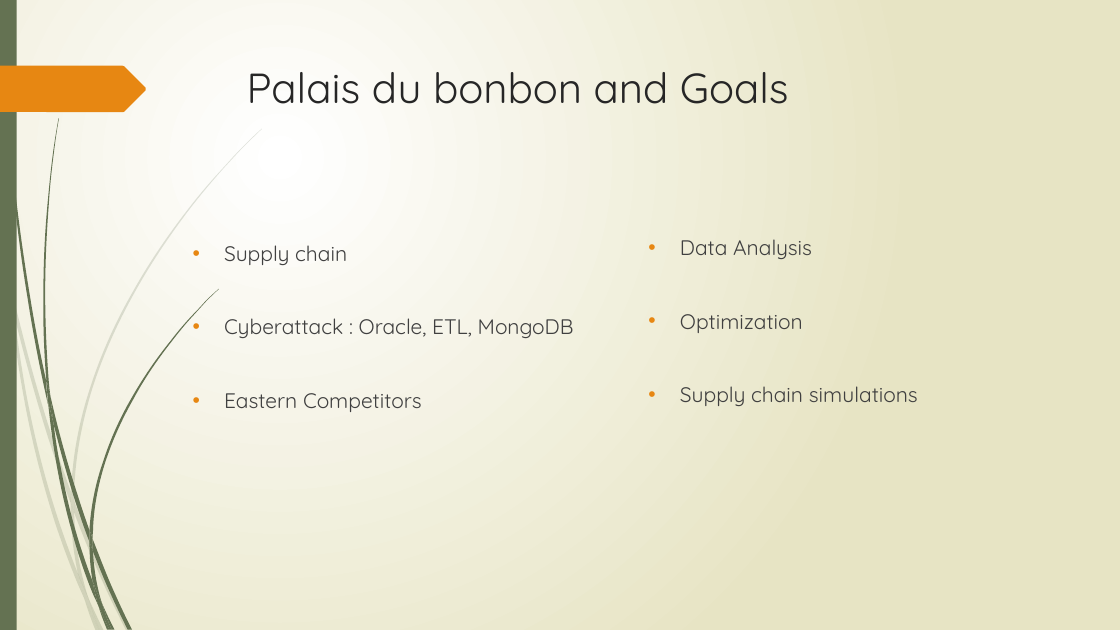
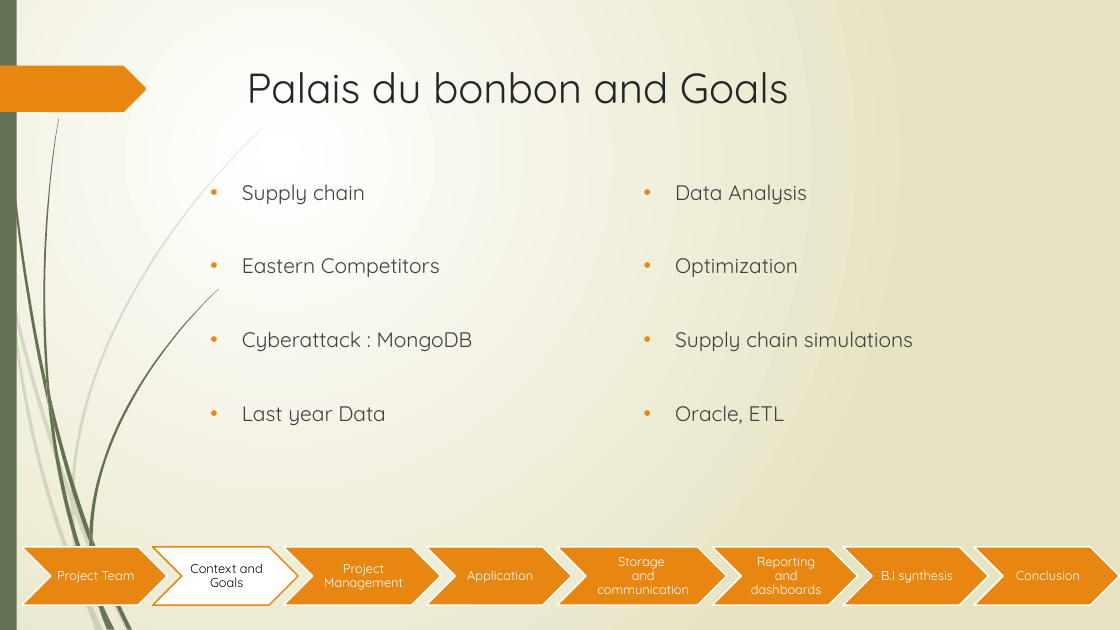
Before and after one commit to Gaetan90/ProjetBI, a slide deck: slide 4 of Projet BI.pptx. Drawn at 1120x630 pixels with LibreOffice and Linux fonts; fonts in the diff are those of the drawing. Boxes give left, top, right and bottom in pixels: in the first picture for what was removed or moved away, otherwise in the second. Text is boxed around its words. In the diff, an @@ line names an element or a change of style, - is before the commit and + after.

Commit message:
V4.2
PPT

```diff
--- a/Projet BI.pptx
+++ b/Projet BI.pptx
@@ text "Supply chain": place and size @@
-text "Supply chain" at (224, 245, 574, 412)
+text "Supply chain" at (242, 184, 473, 425)
@@ text "Data Analysis": place and size @@
-text "Data Analysis" at (680, 239, 918, 406)
+text "Data Analysis" at (675, 184, 913, 424)
@@ text at (224, 318, 574, 338): paragraph removed @@
-• Cyberattack : Oracle, ETL, MongoDB
@@ text at (242, 331, 473, 425): paragraphs added @@
+• Cyberattack : MongoDB
+• Last year Data
@@ text at (675, 405, 785, 424): paragraph added @@
+• Oracle, ETL
@@ group added at (22, 547, 1119, 605): 8 chevrons, 8 texts @@
+Project Team
+Context and Goals
+Project Management
+Application
+Storage
+and communication
+Reporting and dashboards
+B.I synthesis
+Conclusion
```
Also in this commit, not shown: 4 other slides changed, 10 slides added, 4 slides removed.
